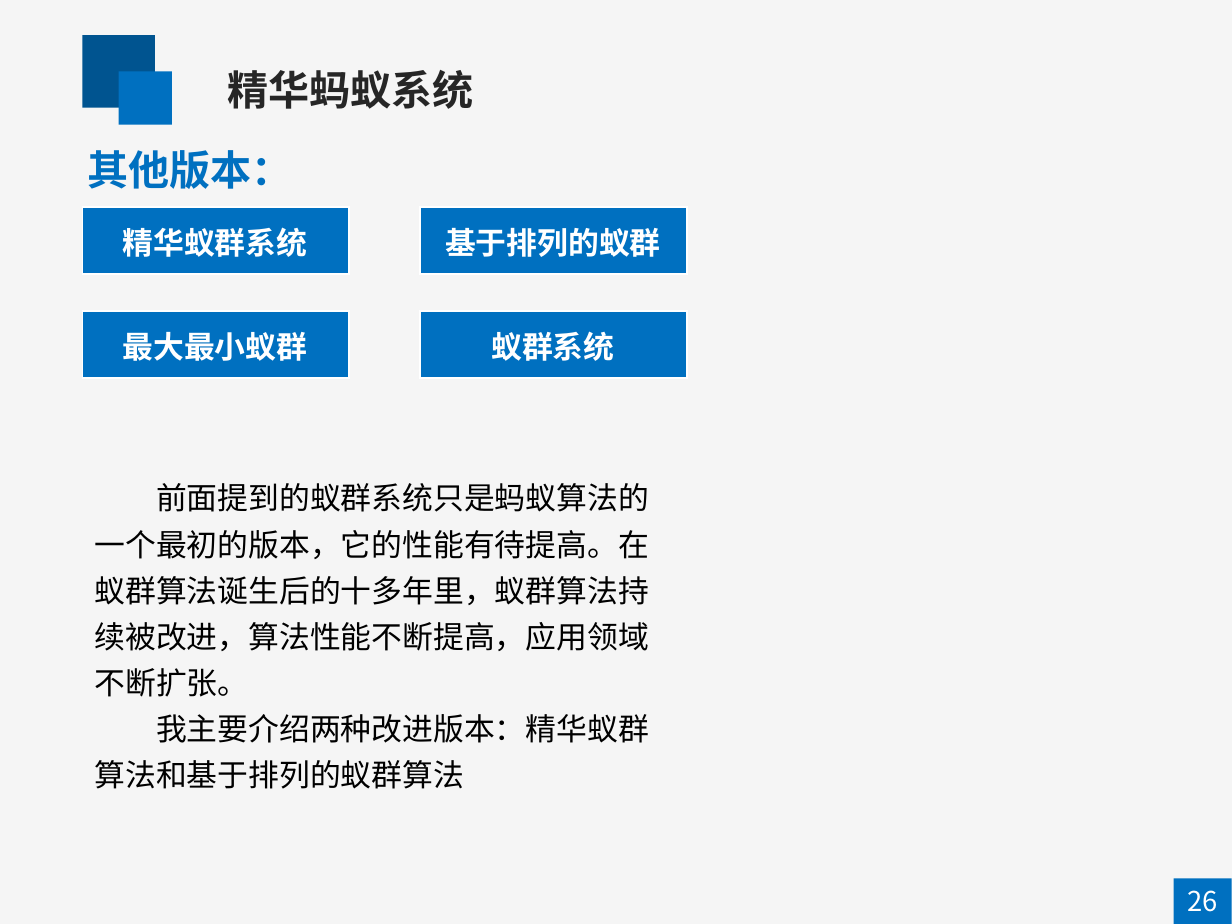
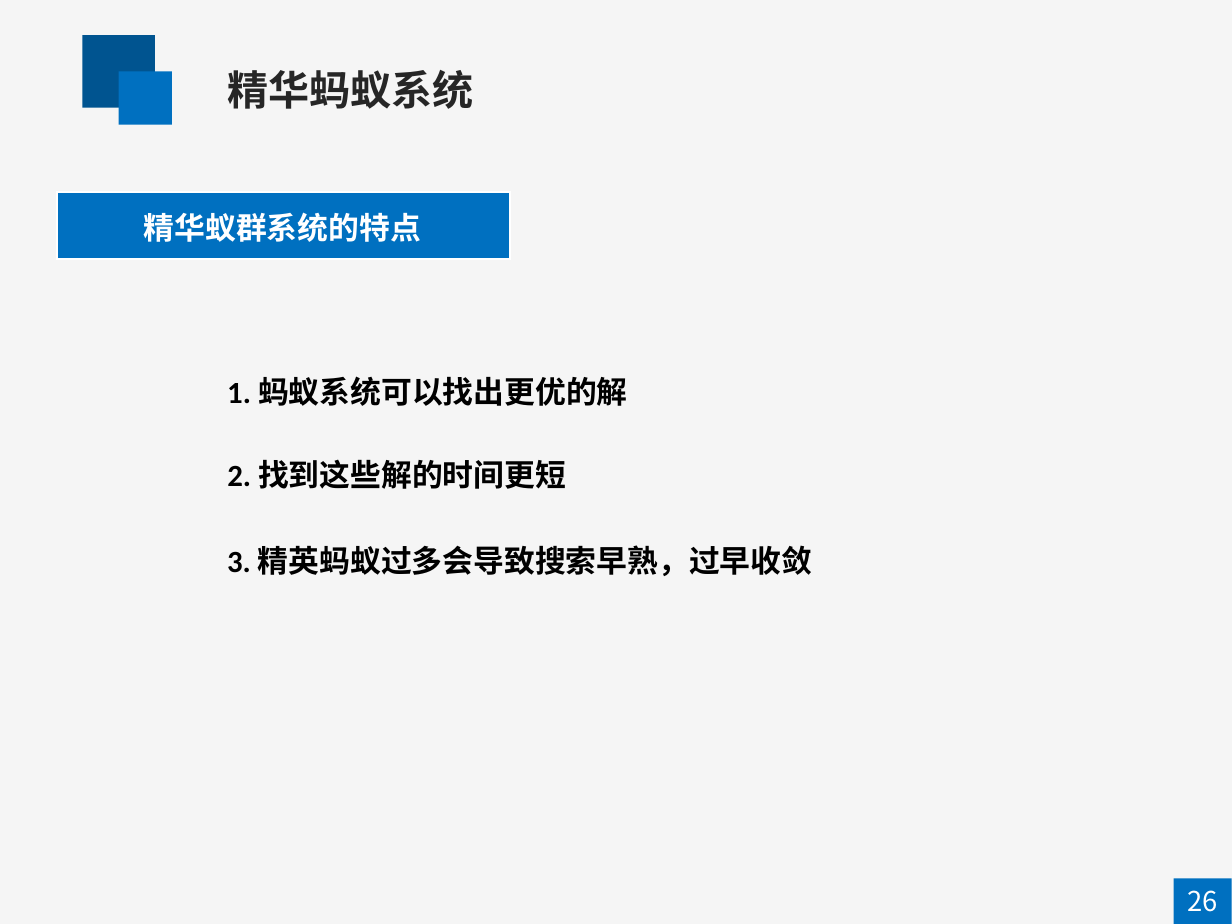
Before and after one commit to mapengfei-nwpu/ant, a slide deck: slide 29 of 蚁群优化算法.pptx. Drawn at 1232x924 pixels with LibreOffice and Linux fonts; fonts in the diff are those of the drawing. Boxes give left, top, right and bottom in pixels: in the first picture for what was removed or moved away, otherwise in the second. Text is boxed around its words. In the diff, an @@ line names an element or a change of style, - is before the commit and + after.

```diff
--- a/蚁群优化算法.pptx
+++ b/蚁群优化算法.pptx
@@ text removed at <box>87,150,292,189</box> @@
-其他版本：
@@ rectangle: place and size @@
-rectangle at <box>83,310,350,378</box>
+rectangle at <box>57,192,510,260</box>
@@ rectangle removed at <box>83,207,350,275</box> @@
@@ rectangle removed at <box>420,207,687,275</box> @@
@@ text at <box>144,212,421,242</box>: text changed @@
-精华蚁群系统
+精华蚁群系统的特点
@@ text removed at <box>445,227,661,257</box> @@
-基于排列的蚁群
@@ rectangle removed at <box>420,310,687,378</box> @@
@@ text removed at <box>123,332,308,361</box> @@
-最大最小蚁群
@@ text removed at <box>491,331,614,361</box> @@
-蚁群系统
@@ text added at <box>227,376,628,406</box>, 18 pt, text #000000, bold @@
+1. 蚂蚁系统可以找出更优的解
@@ text added at <box>227,459,566,489</box>, 18 pt, text #000000, bold @@
+2. 找到这些解的时间更短
@@ text removed at <box>94,483,649,789</box> @@
-前面提到的蚁群系统只是蚂蚁算法的一个最初的版本，它的性能有待提高。在蚁群算法诞生后的十多年里，蚁群算法持续被改进，算法性能不断提高，应用领域不断扩张。
-我主要介绍两种改进版本：精华蚁群算法和基于排列的蚁群算法
@@ text added at <box>227,545,812,576</box>, 18 pt, text #000000, bold @@
+3. 精英蚂蚁过多会导致搜索早熟，过早收敛
```
Also in this commit, not shown: 21 other slides changed, 1 slide added, 1 slide removed.
